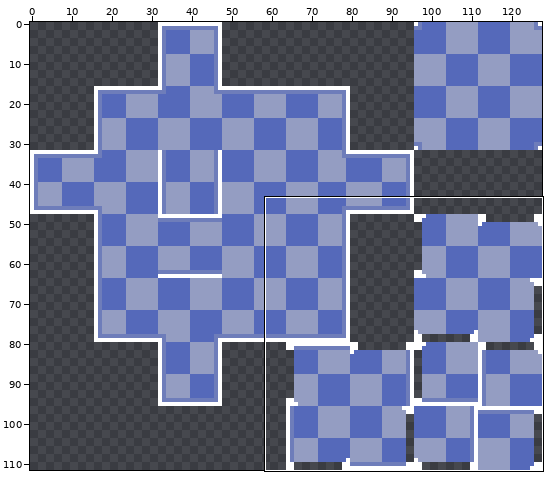
File history of a sprite sheet, Assets/Sprites/Home/Tilemaps/Bathroom/bluefloortilemap.png. Above, an overview of the earlier version with the close-up marked.
Close-up. Old version:
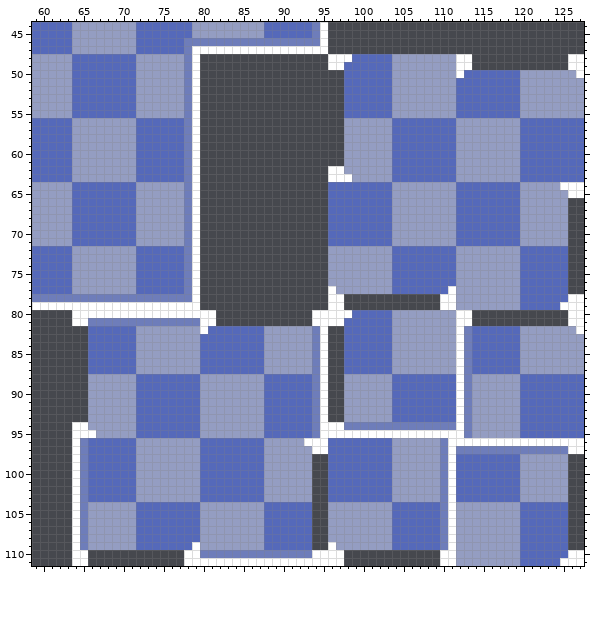
The file is 128x112 pixels. Shown: x 59..127, y 44..111.
And afterwards:
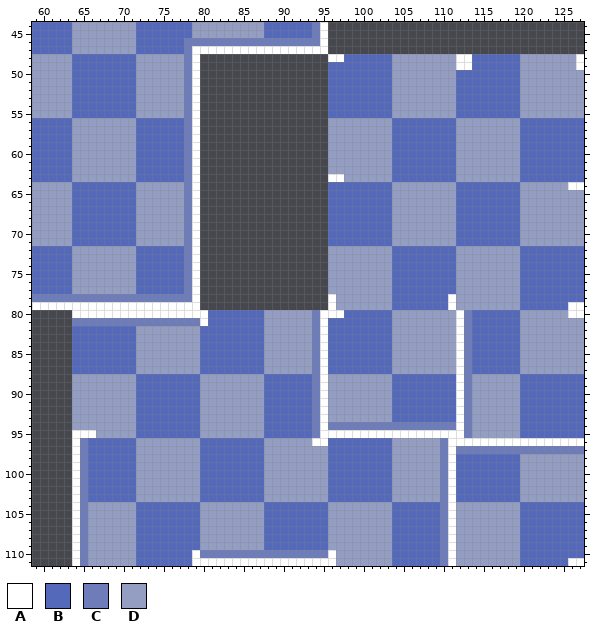
Palette (. is transparent): A #ffffff  B #5569ba  C #6e7dba  D #949dc2
The exact change:
Changed rows in their new state; - is an unchanged pixel.
first column x 64:
 48 ----------------------------------B---------------BBBBBBDDDDDDD-
 49 --------------------------------BB----------------BBBBBBDDDDDDD-
 50 --------------------------------BB--------------B--------------D
 51 --------------------------------BB------------------------------
 52 --------------------------------BB------------------------------
 53 --------------------------------BB------------------------------
 54 --------------------------------BB------------------------------
 55 --------------------------------BB------------------------------
 56 --------------------------------DD------------------------------
 57 --------------------------------DD------------------------------
 58 --------------------------------DD------------------------------
 59 --------------------------------DD------------------------------
 60 --------------------------------DD------------------------------
 61 --------------------------------DD------------------------------
 62 --------------------------------DD------------------------------
 63 ----------------------------------D-----------------------------
 64 -------------------------------------------------------------D--
 65 --------------------------------------------------------------DD
 66 --------------------------------------------------------------DD
 67 --------------------------------------------------------------DD
 68 --------------------------------------------------------------DD
 69 --------------------------------------------------------------DD
 70 --------------------------------------------------------------DD
 71 --------------------------------------------------------------DD
 72 --------------------------------------------------------------BB
 73 --------------------------------------------------------------BB
 74 --------------------------------------------------------------BB
 75 --------------------------------------------------------------BB
 76 --------------------------------------------------------------BB
 77 --------------------------------D--------------B--------------BB
 78 ---------------------------------DDDDDDDBBBBBBB---------------BB
 79 ---------------------------------DDDDDDDBBBBBBB--------------B--
 80 -----------------BBBBBBBDDDDDDC---B--------------CBBBBBBDDDDDD--
 81 CC---------------BBBBBBBDDDDDDC-BB---------------CBBBBBBDDDDDDDD
 82 BB--------------B---------------BB-----------------------------D
 83 BB------------------------------BB------------------------------
 84 BB------------------------------BB------------------------------
 85 BB------------------------------BB------------------------------
 86 BB------------------------------BB------------------------------
 87 BB------------------------------BB------------------------------
 88 DD------------------------------DD------------------------------
 89 DD------------------------------DD------------------------------
 90 DD------------------------------DD------------------------------
 91 DD------------------------------DD------------------------------
 92 DD------------------------------DD------------------------------
 93 DD------------------------------DD------------------------------
 94 DD------------------------------CC------------------------------
 96 -----------------------------D----------------------------------
 97 ------------------------------DD------------------------------CC
 98 ------------------------------DD------------------------------DD
 99 ------------------------------DD------------------------------DD
100 ------------------------------DD------------------------------DD
101 ------------------------------DD------------------------------DD
102 ------------------------------DD------------------------------DD
103 ------------------------------DD------------------------------DD
104 ------------------------------BB------------------------------BB
105 ------------------------------BB------------------------------BB
106 ------------------------------BB------------------------------BB
107 ------------------------------BB------------------------------BB
108 ------------------------------BB------------------------------BB
109 ---------------B--------------BBD-----------------------------BB
110 -CDDDDDDBBBBBBB---------------CC-DDDDDDDBBBBBBC---------------BB
111 -CDDDDDDBBBBBBB------------------DDDDDDDBBBBBBC--------------B--
Changed places in both close-ups, as pixel boxes (x1, y1, x2, y2):
changed: (328, 54, 352, 182)
changed: (456, 54, 584, 78)
changed: (200, 182, 584, 566)
changed: (72, 318, 88, 430)
changed: (80, 542, 200, 566)
